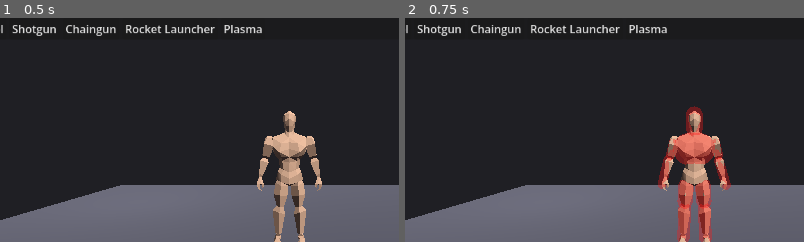
Above: before the commit, frames 1-2 (left to right).
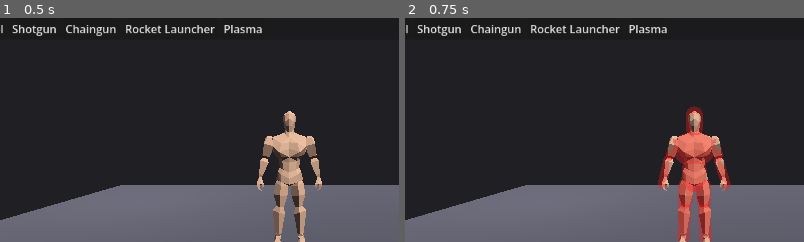
Above: after the commit, the same moments.

Repository: alexnox744-afk/gib-stand
Game: Godot game, scene res://scenes/TestStand.tscn
Two runs of this game, one before a commit and one after it. Both use one fixed random seed, a clock stepped at 60 frames per second and the inputs below.
Inputs:
- Up to frame 1 (0.5 s): no input
- Up to frame 2 (0.75 s): click "Show Hitboxes" at 0.5 s
The pictures show only the part of the screen within x 14-64%, y 0-50%; the shares and areas given below are measured in that part.

Frame 1 is identical in both runs. In frame 2, 0.7% of the frame differs, in the area x 69-76%, y 63-78%.

Commit message:
Fix pelvis hitbox overlay never showing on toggle
The pelvis and torso hitboxes both carry zone "torso" (pelvis has no
damage zone of its own). Debug overlays were keyed by zone, so the torso
entry overwrote the pelvis one in hitbox_debug_nodes; the pelvis overlay
mesh existed but had no reference, so the Show Hitboxes toggle never made
it visible.

Track overlays in a flat all_hitbox_debug_nodes list too and drive the
toggle from it, so both torso-zone overlays light up.

Co-Authored-By: Claude Opus 4.8 <noreply@anthropic.com>
Claude-Session: https://claude.ai/code/session_013JB6hRmxKWCMDvgayNmaPP

Diff:
--- a/scripts/Enemy.gd
+++ b/scripts/Enemy.gd
@@ -14,6 +14,10 @@
 var detached_limbs: Array[RigidBody3D] = []
 # Все Area3D-хитбоксы плоским списком (включает оба torso-хитбокса)
 var all_hitboxes: Array[Area3D] = []
+# Все дебаг-оверлеи плоским списком. Нужен отдельно от hitbox_debug_nodes,
+# т.к. словарь ключуется по зоне, а таз и торс делят зону "torso" — в словаре
+# выживает только один, и оверлей таза иначе не подсвечивался бы тогглом.
+var all_hitbox_debug_nodes: Array[MeshInstance3D] = []
 
 var health: HealthComponent
 var is_ragdoll: bool = false
@@ -100,6 +104,7 @@
 		if dbg != null:
 			area.add_child(dbg)
 			hitbox_debug_nodes[zone] = dbg
+			all_hitbox_debug_nodes.append(dbg)
 	for child in node.get_children():
 		_scan_node_for_hitboxes(child)
 
--- a/scripts/TestStand.gd
+++ b/scripts/TestStand.gd
@@ -605,8 +605,10 @@
 
 func _on_hitbox_toggle(enabled: bool) -> void:
 	show_hitboxes = enabled
-	for zone in enemy.hitbox_debug_nodes:
-		enemy.hitbox_debug_nodes[zone].visible = enabled
+	# Идём по плоскому списку, а не по словарю зон: иначе оверлей таза (зона
+	# "torso", затёртая торсом в словаре) никогда не подсвечивался бы.
+	for dbg in enemy.all_hitbox_debug_nodes:
+		dbg.visible = enabled
 
 # Враг истёк кровью после отрыва (голова/рука) — даём звук и брызги в момент,
 # когда тело наконец падает, чтобы отложенная смерть читалась как смерть.
